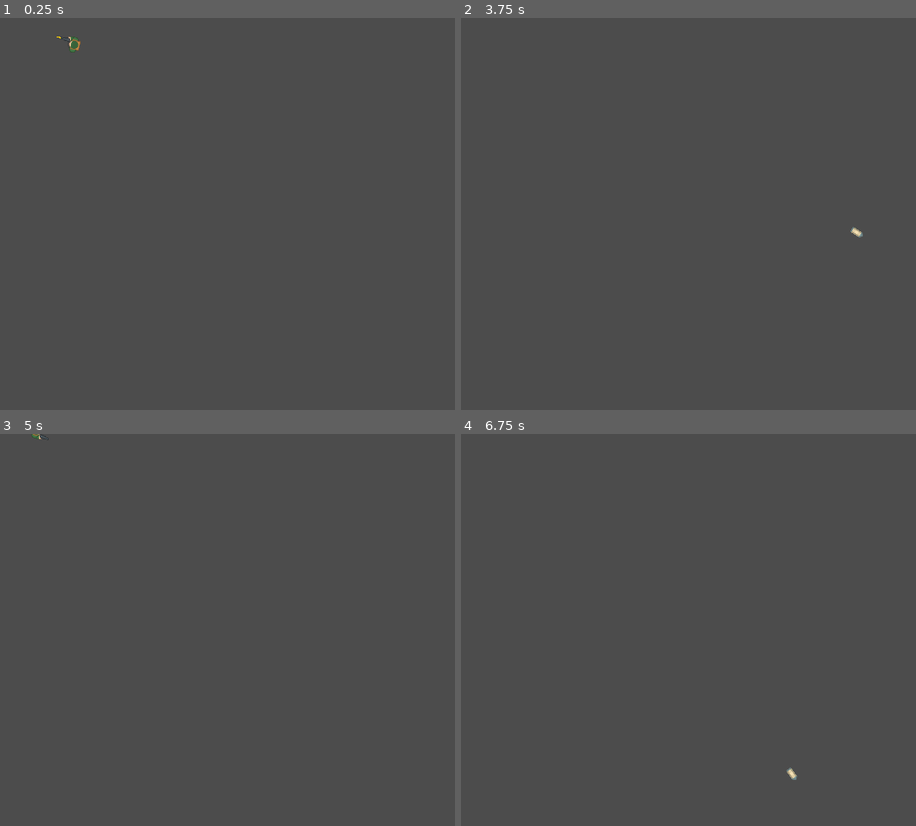
Above: before the commit, frames 1-4 (two rows, left to right).
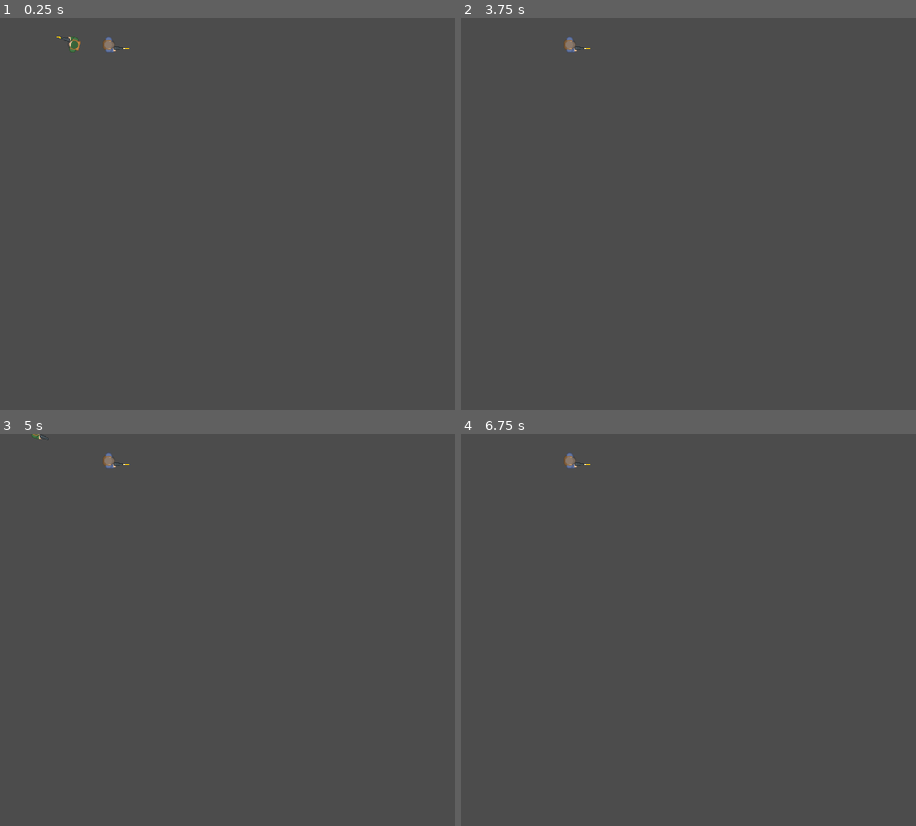
Above: after the commit, the same moments.

Repository: SathvikHegde/Militia-Strike
Game: Godot game, scene res://Scenes/Main.tscn
Same seed, same stepped clock (60 frames per second), same inputs: the game is played once before the commit and once after it.
Inputs (mouse positions are in pixels of both pictures, inside the frame that each line leads up to):
- Up to frame 1 (0.25 s): no input
- Up to frame 2 (3.75 s): tap Enter at 0.5, 2, 3.5 s; move the mouse to (752, 296) at 0.52 s; press the mouse at (752, 296) at 0.53 s; hold W (up) 0.53-2.03 s; tap Space at 1.25, 2.75 s; move the mouse to (outside the picture) at 1.27 s; release the mouse at (outside the picture) at 1.28 s; click (outside the picture) at 1.35 s; move the mouse to (574, 159) at 2.02 s; press the mouse at (574, 159) at 2.03 s; hold A (left) 2.03-3.53 s; move the mouse to (825, 217) at 2.77 s; release the mouse at (825, 217) at 2.78 s; click (825, 217) at 2.85 s; move the mouse to (679, 116) at 3.52 s; press the mouse at (679, 116) at 3.53 s; hold S (down) from 3.53 s (still down)
- Up to frame 3 (5 s): tap Space at 4.25 s; move the mouse to (outside the picture) at 4.27 s; release S (down) at 4.28 s; release the mouse at (outside the picture) at 4.28 s; hold D (right) from 4.28 s (still down); click (outside the picture) at 4.35 s
- Up to frame 4 (6.75 s): move the mouse to (647, 653) at 5.02 s; release D (right) at 5.03 s; press the mouse at (647, 653) at 5.03 s; hold W (up) 5.03-5.78 s; move the mouse to (856, 543) at 5.77 s; release the mouse at (856, 543) at 5.78 s; hold D (right) from 5.78 s (still down); click (856, 543) at 5.85 s; move the mouse to (752, 712) at 6.52 s; press the mouse at (752, 712) at 6.53 s

The runs differ from the first frame. In frame 1, less than 0.1% of the frame differs, in the area x 22-29%, y 4-9%; in frame 2, 0.1%; in frame 3, less than 0.1%; in frame 4, 0.1%, in the area x 22-74%, y 4-89%.

Commit message:
We have an opposition

Diff:
--- a/Scenes/Bullet.tscn
+++ b/Scenes/Bullet.tscn
@@ -25,4 +25,5 @@
 wait_time = 2.0
 one_shot = true
 
+[connection signal="body_entered" from="." to="." method="_on_Bullet_body_entered"]
 [connection signal="timeout" from="KillTimer" to="." method="_on_KillTimer_timeout"]
--- /dev/null
+++ b/Scenes/Enemy.tscn
@@ -0,0 +1,69 @@
+[gd_scene load_steps=6 format=2]
+
+[ext_resource path="res://Scripts/Enemy.gd" type="Script" id=1]
+[ext_resource path="res://Assets/Spritesheet/onlyObjects_retina.png" type="Texture" id=3]
+[ext_resource path="res://Assets/Spritesheet/spritesheet_characters.png" type="Texture" id=4]
+
+[sub_resource type="RectangleShape2D" id=1]
+extents = Vector2( 28, 21.5 )
+
+[sub_resource type="Animation" id=2]
+resource_name = "muzzleFlash"
+length = 0.05
+step = 0.05
+tracks/0/type = "value"
+tracks/0/path = NodePath("MuzzleFlash:visible")
+tracks/0/interp = 1
+tracks/0/loop_wrap = true
+tracks/0/imported = false
+tracks/0/enabled = true
+tracks/0/keys = {
+"times": PoolRealArray( 0, 0.05 ),
+"transitions": PoolRealArray( 1, 1 ),
+"update": 1,
+"values": [ true, false ]
+}
+tracks/1/type = "value"
+tracks/1/path = NodePath("MuzzleFlash:scale")
+tracks/1/interp = 1
+tracks/1/loop_wrap = true
+tracks/1/imported = false
+tracks/1/enabled = true
+tracks/1/keys = {
+"times": PoolRealArray( 0, 0.05 ),
+"transitions": PoolRealArray( 1, 1 ),
+"update": 0,
+"values": [ Vector2( 0.25, 0.25 ), Vector2( 0.1, 0.35 ) ]
+}
+
+[node name="Enemy" type="KinematicBody2D"]
+position = Vector2( 264, 70 )
+script = ExtResource( 1 )
+
+[node name="Sprite" type="Sprite" parent="."]
+texture = ExtResource( 4 )
+region_enabled = true
+region_rect = Rect2( 0, 88, 55, 44 )
+
+[node name="CollisionShape2D" type="CollisionShape2D" parent="."]
+shape = SubResource( 1 )
+
+[node name="EndOfGun" type="Position2D" parent="."]
+position = Vector2( 27.8595, 9.51505 )
+
+[node name="GunDirection" type="Position2D" parent="."]
+position = Vector2( 30.7023, 9.51505 )
+
+[node name="AttackCooldown" type="Timer" parent="."]
+one_shot = true
+
+[node name="MuzzleFlash" type="Sprite" parent="."]
+position = Vector2( 36.5256, 9.54639 )
+rotation = -1.5708
+scale = Vector2( 0.1, 0.35 )
+texture = ExtResource( 3 )
+region_enabled = true
+region_rect = Rect2( 648, 645, 40, 49 )
+
+[node name="AnimationPlayer" type="AnimationPlayer" parent="."]
+anims/muzzleFlash = SubResource( 2 )
--- a/Scenes/Main.tscn
+++ b/Scenes/Main.tscn
@@ -1,9 +1,10 @@
-[gd_scene load_steps=5 format=2]
+[gd_scene load_steps=6 format=2]
 
 [ext_resource path="res://Scenes/Player.tscn" type="PackedScene" id=1]
 [ext_resource path="res://Scenes/Bullet.tscn" type="PackedScene" id=2]
 [ext_resource path="res://Scripts/BulletManager.gd" type="Script" id=3]
 [ext_resource path="res://Scripts/Main.gd" type="Script" id=4]
+[ext_resource path="res://Scenes/Enemy.tscn" type="PackedScene" id=5]
 
 [node name="Main" type="Node2D"]
 script = ExtResource( 4 )
@@ -11,5 +12,8 @@
 [node name="Player" parent="." instance=ExtResource( 1 )]
 Bullet = ExtResource( 2 )
 
+[node name="Enemy" parent="." instance=ExtResource( 5 )]
+position = Vector2( 380, 73 )
+
 [node name="BulletManager" type="Node2D" parent="."]
 script = ExtResource( 3 )
--- a/Scripts/Bullet.gd
+++ b/Scripts/Bullet.gd
@@ -22,3 +22,8 @@
 
 func _on_KillTimer_timeout():
 	queue_free();
+
+func _on_Bullet_body_entered(body):
+	if body.has_method("handleHit"):
+		body.handleHit();
+		queue_free();
--- /dev/null
+++ b/Scripts/Enemy.gd
@@ -0,0 +1,11 @@
+extends KinematicBody2D
+
+var health: int = 100;
+
+func handleHit():
+	health -= 30;
+	if health <= 0:
+		queue_free();
+		print("Enemy Destroyed");
+	else:
+		print("Enemy got hit. Health: ", health);
--- a/Scripts/Player.gd
+++ b/Scripts/Player.gd
@@ -9,6 +9,8 @@
 onready var gunDirection = $GunDirection;
 onready var attackCooldown = $AttackCooldown;
 onready var muzzleFlashAnimation = $AnimationPlayer;
+
+var health: int = 100;
 
 func _ready():
 	pass
@@ -41,3 +43,7 @@
 		emit_signal("playerFiredBullet", bulletInstance, endOfGun.global_position, direction);
 		attackCooldown.start();
 		muzzleFlashAnimation.play("muzzleFlash");
+
+func handleHit():
+	health -= 30;
+	print("Player got hit. Health: ", health);
